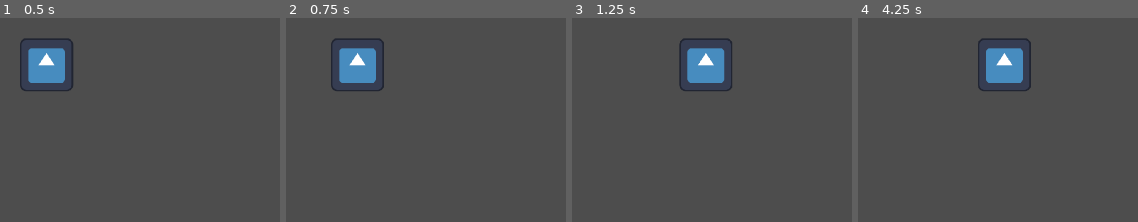
Above: before the commit, frames 1-4 (left to right).
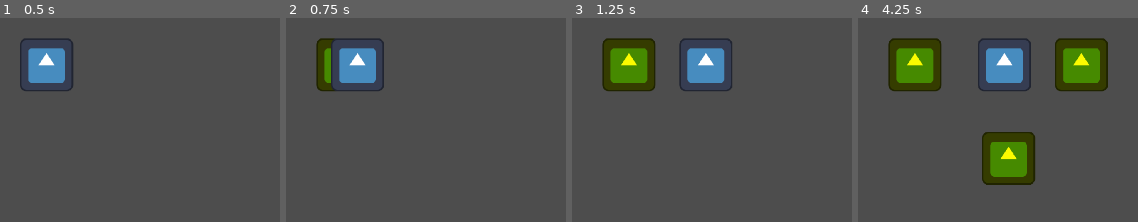
Above: after the commit, the same moments.

Repository: egreenfield323/CS390-group-prototype
Game: Godot game, scene res://Scenes/main.tscn
Same seed, same stepped clock (60 frames per second), same inputs: the game is played once before the commit and once after it. The engine's default icon, where the game draws it, is replaced by a stand-in: a white triangle on a blue panel in a dark square.
Inputs:
- Up to frame 1 (0.5 s): no input
- Up to frame 2 (0.75 s): tap Enter at 0.5 s; hold D (move_right) from 0.53 s (still down); tap Space (clone) at 0.6 s
- Up to frame 3 (1.25 s): keep holding D (move_right)
- Up to frame 4 (4.25 s): release D (move_right) at 1.28 s; hold S (move_down) 1.28-2.03 s; tap Space (clone) every 0.75 s from 1.35 to 3.6 s; hold D (move_right) 2.03-2.78 s; hold W (move_up) 2.78-3.53 s; hold A (move_left) from 3.53 s (still down)

Frame 1 is identical in both runs. In frame 2, 1.4% of the frame differs, in the area x 10-18%, y 9-36%; in frame 3, 4.9%; in frame 4, 15%, in the area x 10-90%, y 9-82%.
Error before the commit: Invalid call. Nonexistent function 'instantiate' in base 'Nil'. (res://GameObjects/Player/player.gd:33)

Commit message:
remove clone material

Diff:
--- a/Project/group-prototype/GameObjects/Clone/clone.tscn
+++ b/Project/group-prototype/GameObjects/Clone/clone.tscn
@@ -1,13 +1,7 @@
-[gd_scene load_steps=7 format=3 uid="uid://cc2e0aoe68ah5"]
+[gd_scene load_steps=5 format=3 uid="uid://cc2e0aoe68ah5"]
 
 [ext_resource type="Script" path="res://GameObjects/Clone/clone.gd" id="1_ceh8s"]
 [ext_resource type="Texture2D" uid="uid://cm4vqdh7bxpox" path="res://icon.svg" id="1_ik2rj"]
-[ext_resource type="Shader" path="res://GameObjects/Clone/selected.gdshader" id="1_p5fre"]
-
-[sub_resource type="ShaderMaterial" id="ShaderMaterial_p0bas"]
-shader = ExtResource("1_p5fre")
-shader_parameter/progress = 1.0
-shader_parameter/outline_color = Color(1, 1, 1, 1)
 
 [sub_resource type="CircleShape2D" id="CircleShape2D_x71wi"]
 radius = 63.9531
@@ -23,8 +17,6 @@
 
 [node name="Sprite2D" type="Sprite2D" parent="."]
 modulate = Color(0.9829, 0.984769, 0, 1)
-texture_filter = 2
-material = SubResource("ShaderMaterial_p0bas")
 texture = ExtResource("1_ik2rj")
 
 [node name="CollisionShape2D" type="CollisionShape2D" parent="."]
